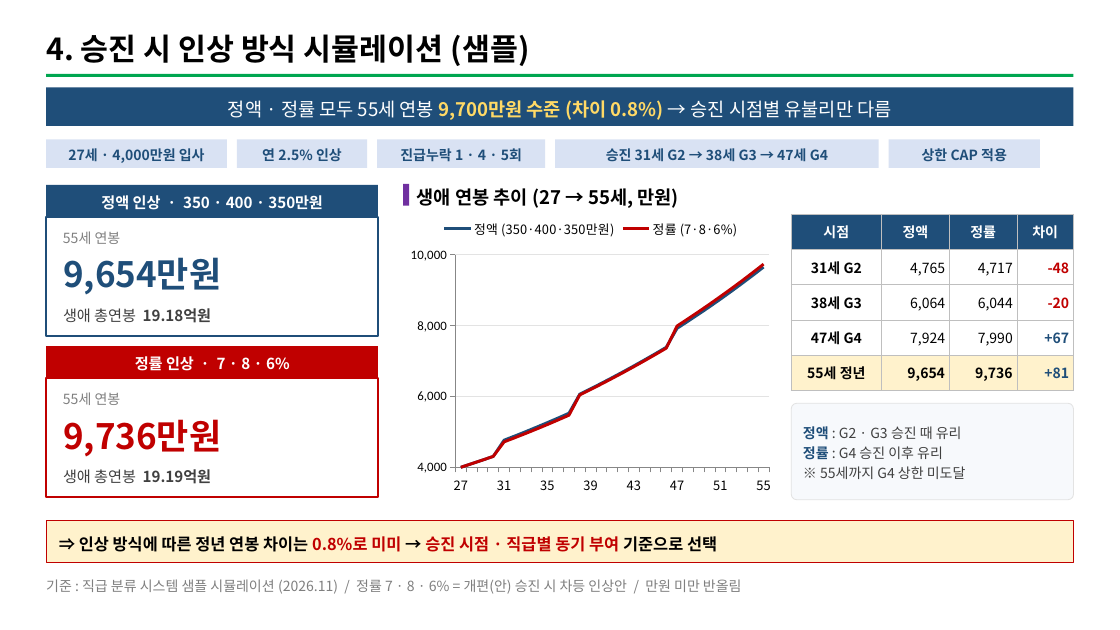
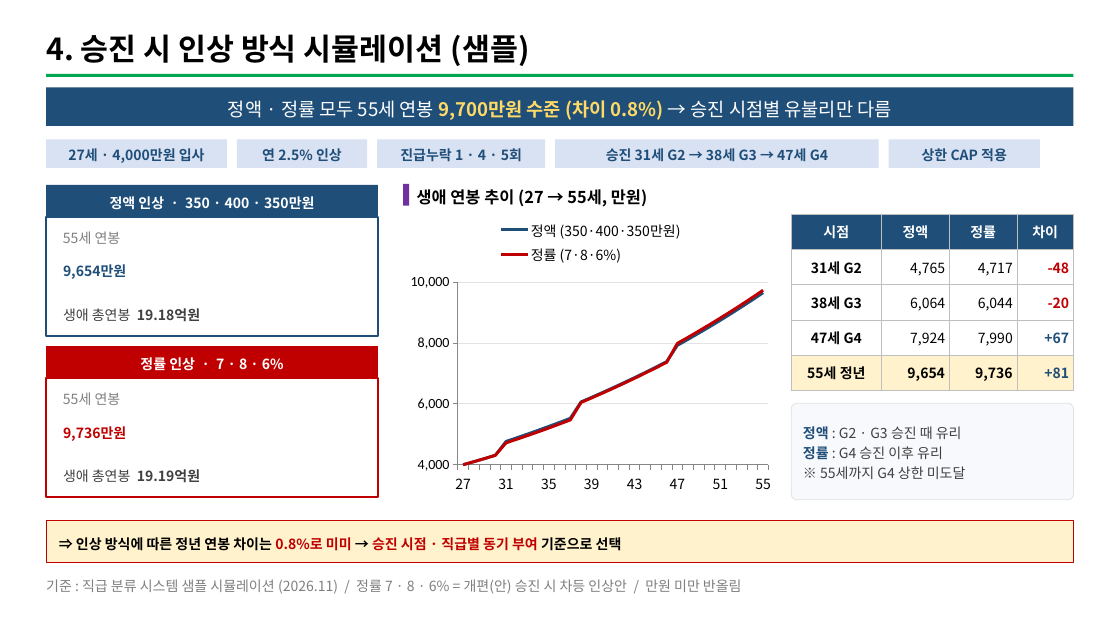
Before and after one commit to chosw9187-source/30agro, a slide deck: slide 6 of tools/grade2/report/직급재분류_결과보고(안).pptx. Drawn at 1120x630 pixels with LibreOffice and Linux fonts; fonts in the diff are those of the drawing. Boxes give left, top, right and bottom in pixels: in the first picture for what was removed or moved away, otherwise in the second. Text is boxed around its words. In the diff, an @@ line names an element or a change of style, - is before the commit and + after.

```diff
--- a/tools/grade2/report/직급재분류_결과보고(안).pptx
+++ b/tools/grade2/report/직급재분류_결과보고(안).pptx
@@ text "생애 연봉 추이 (27 → ..." at (417, 189, 647, 207): size 16 to 14 pt @@
@@ line chart at (403, 210, 779, 500) @@
@@ legend changed @@
@@ category axis changed @@
@@ value axis changed @@
@@ text "9,654만원" at (63, 264, 126, 279): size 30 to 12 pt @@
@@ text "9,736만원" at (63, 426, 126, 441): size 30 to 12 pt @@
@@ size 13 to 12 pt in 4 elements at (46, 185, 378, 217), (63, 308, 200, 322), (46, 346, 378, 378), (63, 469, 200, 483) @@
@@ rectangle "⇒ 인상 방식에 따른 정년 ..." at (46, 521, 1074, 563): size 14 to 12 pt @@
```
Also in this commit, not shown: 6 other slides changed, 2 other files.
